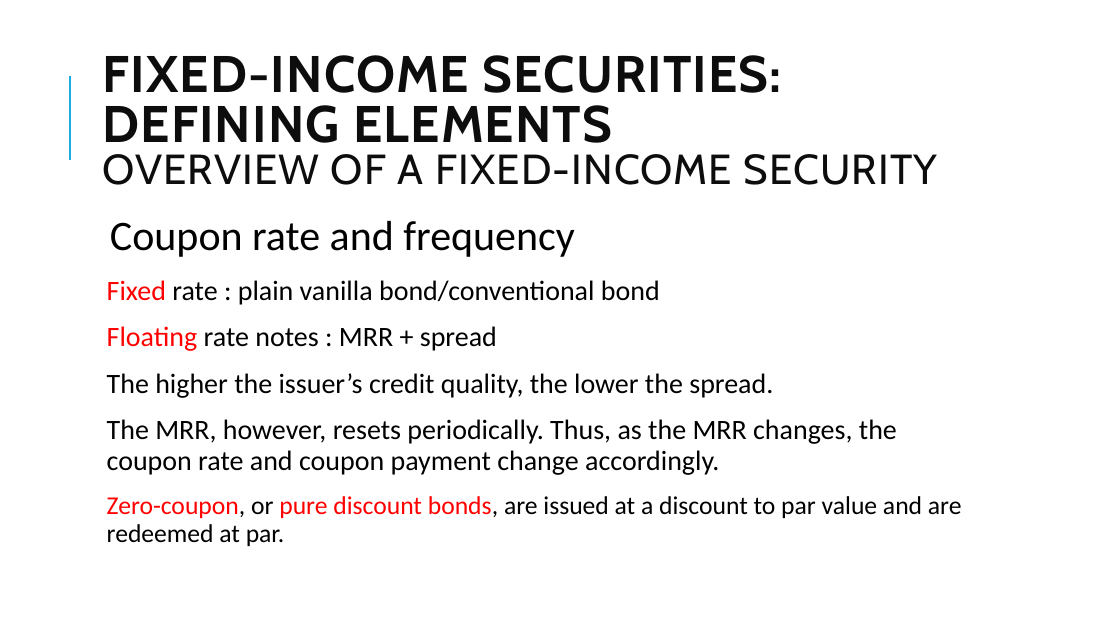
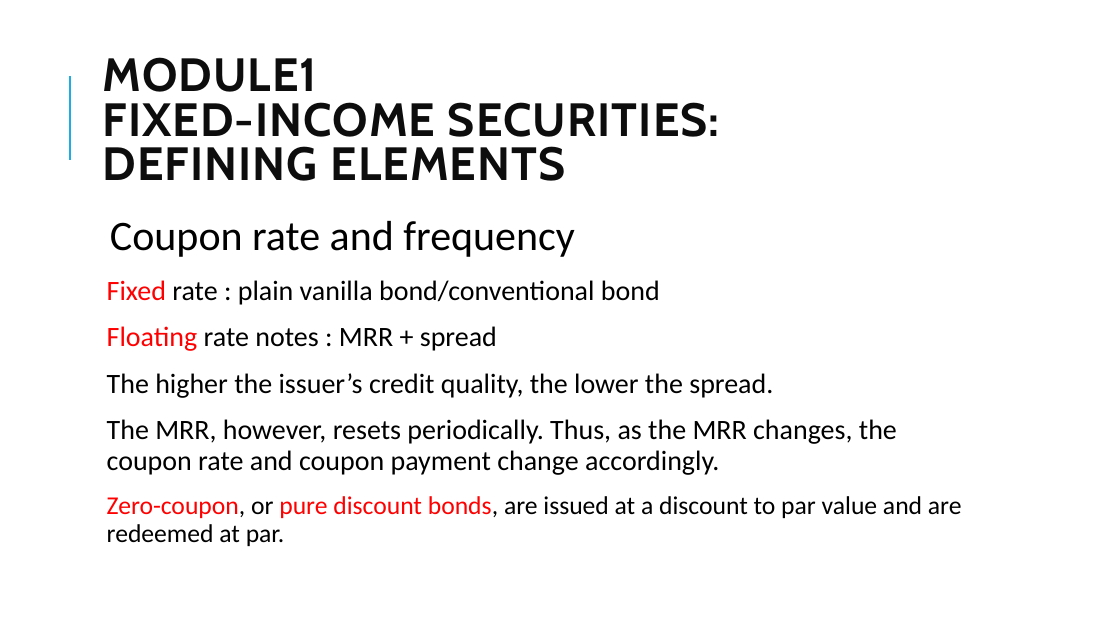
Before and after one commit to Isco0530/data, a slide deck: slide 7 of Fixed Income.pptx (slide 6 before the commit). Drawn at 1120x630 pixels with LibreOffice and Linux fonts; fonts in the diff are those of the drawing. Boxes give left, top, right and bottom in pixels: in the first picture for what was removed or moved away, otherwise in the second. Text is boxed around its words. In the diff, an @@ line names an element or a change of style, - is before the commit and + after.

```diff
--- a/Fixed Income.pptx
+++ b/Fixed Income.pptx
@@ title at [102, 57, 720, 181]: text changed; size 44.1 to 40 pt @@
-FIXED-INCOME SECURITIES:
-DEFINING ELEMENTS
-OVERVIEW OF A FIXED-INCOME SECURITY
+MODULE1
+FIXED-INCOME SECURITIES:
+DEFINING ELEMENTS
```
Also in this commit, not shown: 6 other slides changed, 1 slide added, 1 other file.
